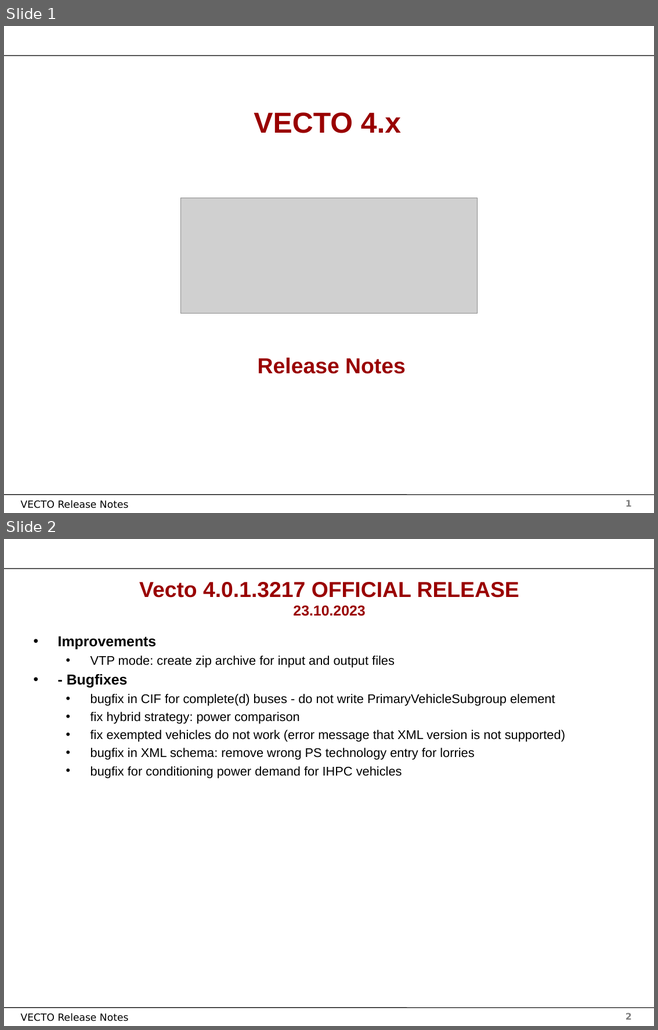
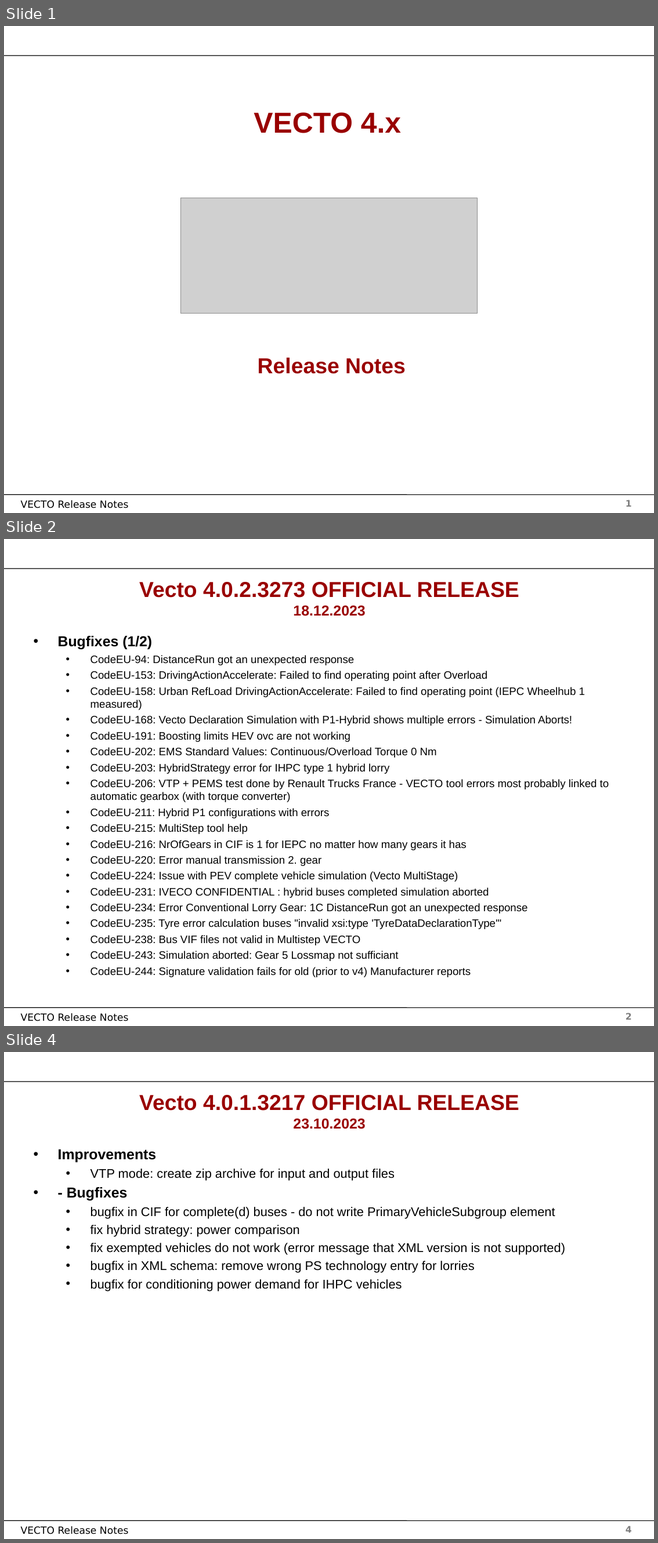
Before and after one commit to tanawadeatharva/BharatVECTO, a slide deck: Documentation/User Manual Source/Release Notes Vecto4.x.pptx. Shown one above the other, each under a label of ours: slides 1 and 2 before the commit, slides 1, 2 and 4 after it; the slides between them are not shown. The pictures are 658x1030 and 658x1543 pixels, drawn with LibreOffice and Linux fonts; fonts in the diff are those of the drawing; grey boxes stand for pictures; background and template pictures are left out. Boxes give left, top, right and bottom in pixels: in the first picture for what was removed or moved away, otherwise in the second. Text is boxed around its words. In the diff, an @@ line names an element or a change of style, - is before the commit and + after.

```diff
--- a/Documentation/User Manual Source/Release Notes Vecto4.x.pptx
+++ b/Documentation/User Manual Source/Release Notes Vecto4.x.pptx
@@ slide 2 added at [4,539,654,1026], background #FFFFFF; not listed: 4 template elements that a slide beside it also shows @@
@@ title added at [139,582,519,616], 24 pt, text #990000, bold @@
+Vecto 4.0.2.3273 OFFICIAL RELEASE
+18.12.2023
@@ text added at [58,636,609,977], 12 pt, text #000000 @@
+• Bugfixes (1/2)
+  • CodeEU-94: DistanceRun got an unexpected response
+  • CodeEU-153: DrivingActionAccelerate: Failed to find operating point after Overload
+  • CodeEU-158: Urban RefLoad DrivingActionAccelerate: Failed to find operating point (IEPC Wheelhub 1 measured)
+  • CodeEU-168: Vecto Declaration Simulation with P1-Hybrid shows multiple errors - Simulation Aborts!
+  • CodeEU-191: Boosting limits HEV ovc are not working
+  • CodeEU-202: EMS Standard Values: Continuous/Overload Torque 0 Nm
+  • CodeEU-203: HybridStrategy error for IHPC type 1 hybrid lorry
+  • CodeEU-206: VTP + PEMS test done by Renault Trucks France - VECTO tool errors most probably linked to automatic gearbox (with torque converter)
+  • CodeEU-211: Hybrid P1 configurations with errors
+  • CodeEU-215: MultiStep tool help
+  • CodeEU-216: NrOfGears in CIF is 1 for IEPC no matter how many gears it has
+  • CodeEU-220: Error manual transmission 2. gear
+  • CodeEU-224: Issue with PEV complete vehicle simulation (Vecto MultiStage)
+  • CodeEU-231: IVECO CONFIDENTIAL : hybrid buses completed simulation aborted
+  • CodeEU-234: Error Conventional Lorry Gear: 1C DistanceRun got an unexpected response
+  • CodeEU-235: Tyre error calculation buses "invalid xsi:type 'TyreDataDeclarationType'"
+  • CodeEU-238: Bus VIF files not valid in Multistep VECTO
+  • CodeEU-243: Simulation aborted: Gear 5 Lossmap not sufficiant
+  • CodeEU-244: Signature validation fails for old (prior to v4) Manufacturer reports
@@ what was slide 2 is now slide 4 @@
@@ page number at [625,1526,632,1533]: text changed @@
-2
+4
```
Also in this commit, not shown: 1 other slide added, 2 other files.
